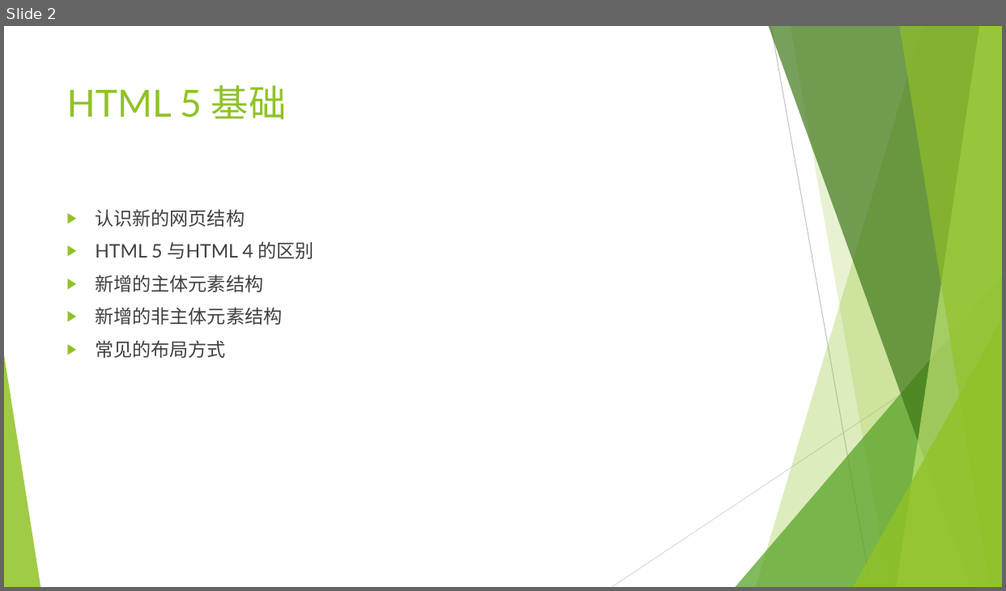
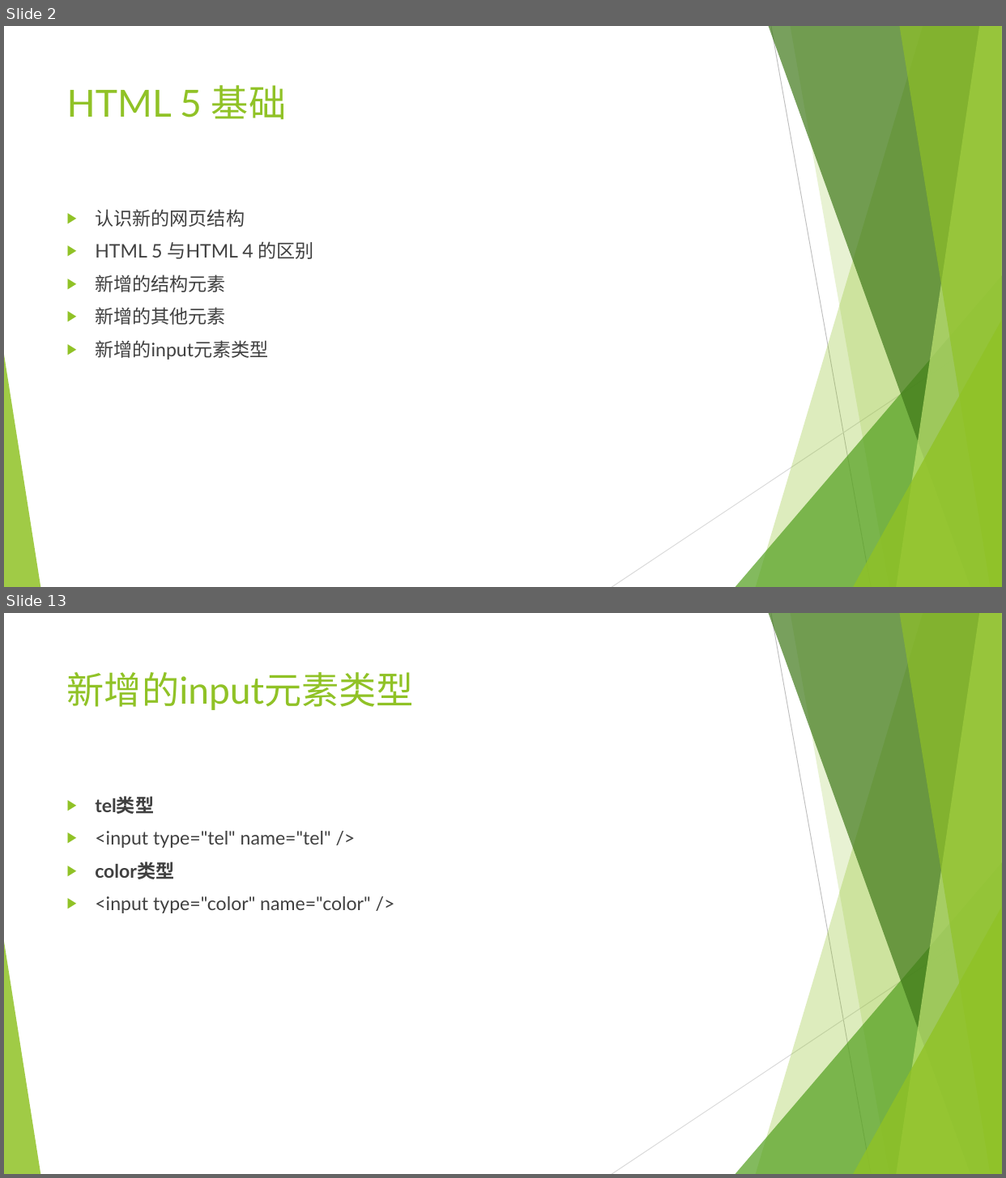
Before and after one commit to Guoye/Neusoft, a slide deck: lesson_HTML5/2.HTML5基础/2.HTML5基础.pptx. Shown one above the other, each under a label of ours: slide 2 before the commit, slides 2 and 13 after it; the slides between them are not shown. The pictures are 1006x591 and 1006x1178 pixels, drawn with LibreOffice and Linux fonts; fonts in the diff are those of the drawing. Boxes give left, top, right and bottom in pixels: in the first picture for what was removed or moved away, otherwise in the second. Text is boxed around its words. In the diff, an @@ line names an element or a change of style, - is before the commit and + after.

```diff
--- a/lesson_HTML5/2.HTML5基础/2.HTML5基础.pptx
+++ b/lesson_HTML5/2.HTML5基础/2.HTML5基础.pptx
@@ slide 13 added at <box>4,613,1002,1174</box>, background #FFFFFF; not listed: 10 template elements that a slide beside it also shows @@
@@ title added at <box>67,672,414,710</box>, 36 pt, text #90C226 @@
+新增的input元素类型
@@ text added at <box>95,796,370,914</box>, 18 pt, text #404040 @@
+▶ tel类型
+▶ <input type="tel" name="tel" />
+▶ color类型
+▶ <input type="color" name="color" />
@@ slide 2 changed as well @@
@@ text at <box>95,275,268,360</box>: text changed @@
-▶ 新增的主体元素结构
-▶ 新增的非主体元素结构
-▶ 常见的布局方式
+▶ 新增的结构元素
+▶ 新增的其他元素
+▶ 新增的input元素类型
```
Also in this commit, not shown: 2 other slides changed, 9 other slides added, 7 other files.
